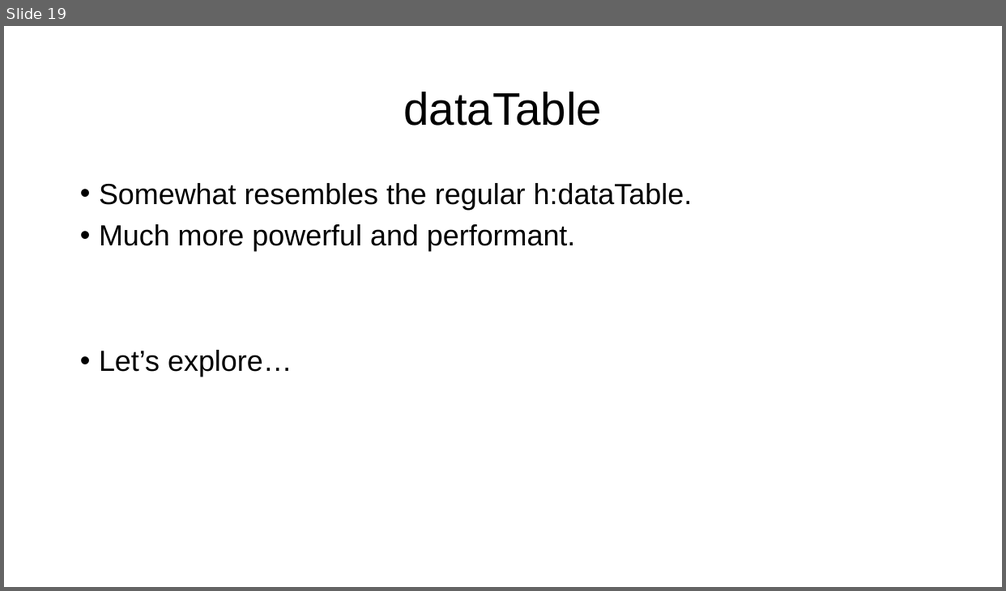
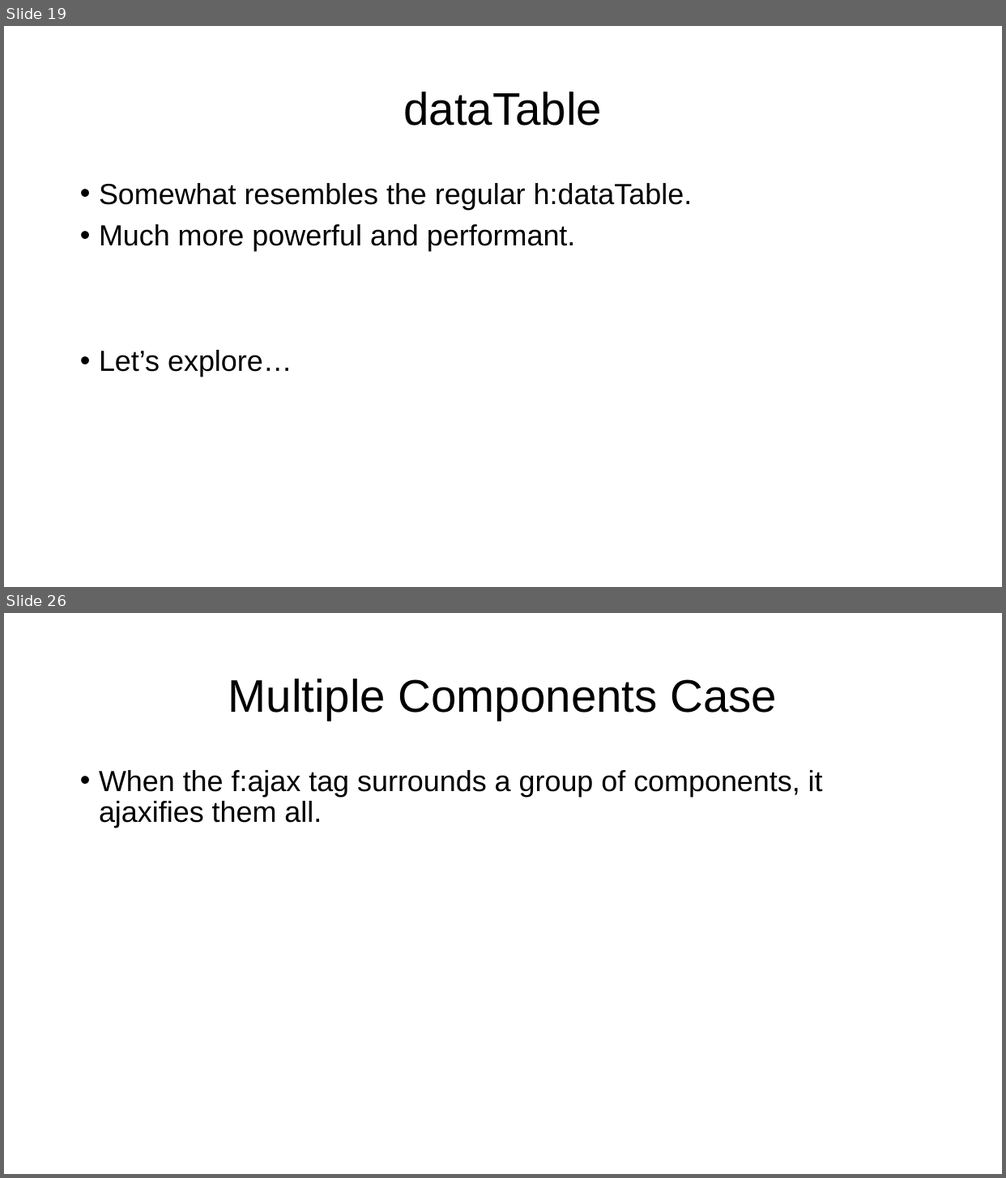
Before and after one commit to shimib/jjsf, a slide deck: jsf_part3.pptx. Shown one above the other, each under a label of ours: slide 19 before the commit, slides 19 and 26 after it; the slides between them are not shown. The pictures are 1006x591 and 1006x1178 pixels, drawn with LibreOffice and Linux fonts; fonts in the diff are those of the drawing; background and template pictures are left out. Boxes give left, top, right and bottom in pixels: in the first picture for what was removed or moved away, otherwise in the second. Text is boxed around its words. In the diff, an @@ line names an element or a change of style, - is before the commit and + after.

```diff
--- a/jsf_part3.pptx
+++ b/jsf_part3.pptx
@@ slide 26 added at (4,613,1002,1174), background #FFFFFF @@
@@ title added at (228,679,777,720), 44 pt, text #000000 @@
+Multiple Components Case
@@ text added at (99,770,823,828), 28 pt, text #000000 @@
+• When the f:ajax tag surrounds a group of components, it ajaxifies them all.
```
Also in this commit, not shown: 6 other slides added, 1 other file.
